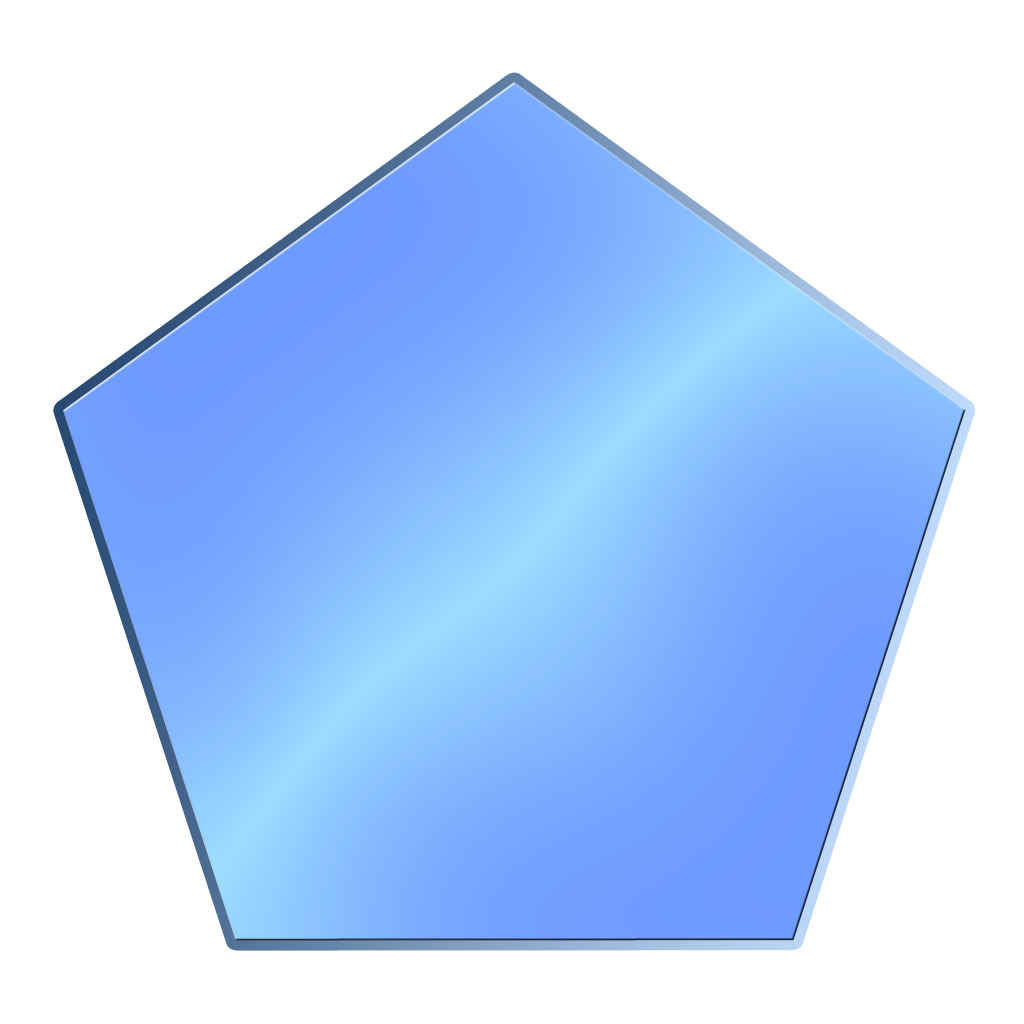
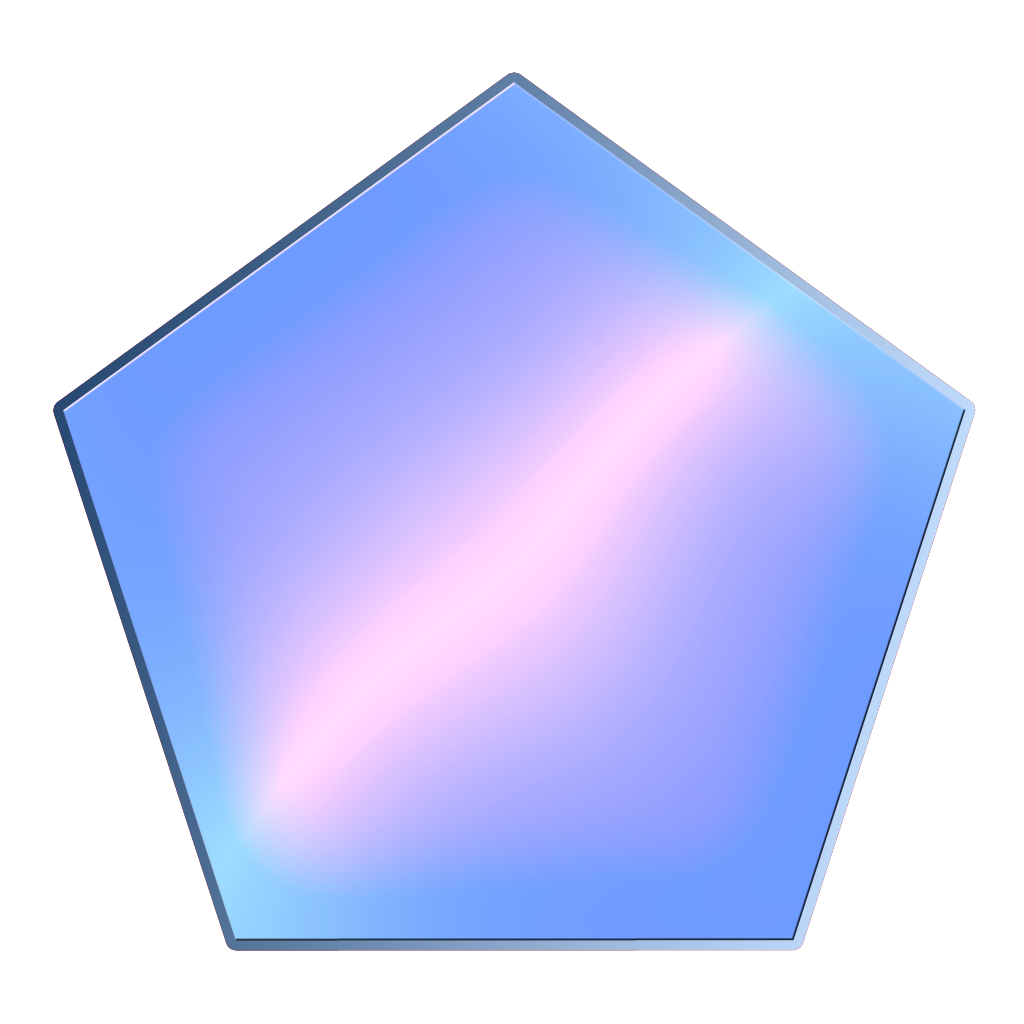
Two versions of the same layered image (1024px x 1024px). Layer-by-layer changes:
removed layer "Shape 4 copy 2" (was overlay) over [63, 82, 966, 941]
removed layer "Shape 4" over [63, 82, 966, 941]
added layer "Layer 1 copy 2" (overlay) above "Layer 1 copy" over [63, 82, 966, 941]
added layer "Layer 1 copy" (luminosity) above "Layer 1" over [63, 82, 966, 941]
added layer "Layer 1" above "Layer 0" over [63, 82, 966, 941]
